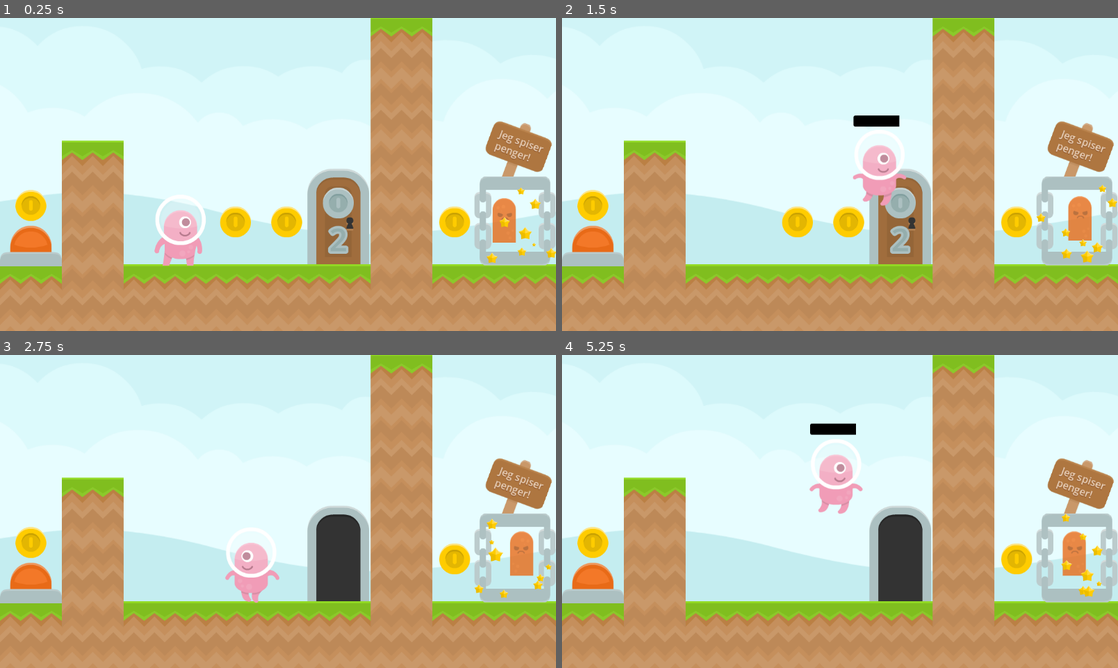
Above: before the commit, frames 1-4 (two rows, left to right).
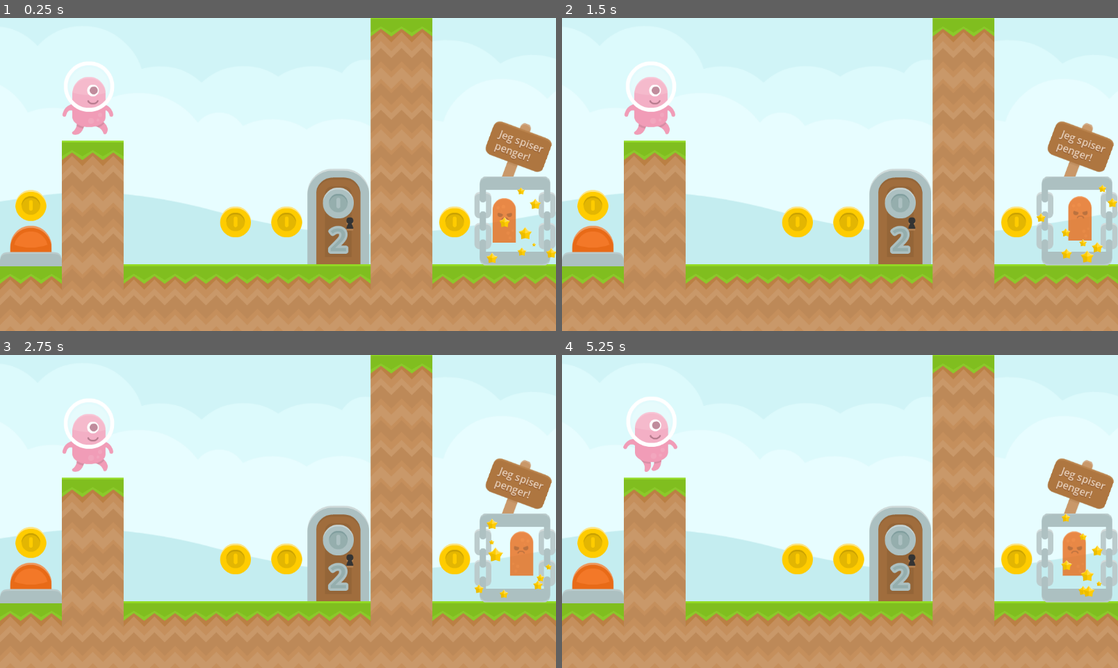
Above: after the commit, the same moments.

Repository: ensva002/godot_eksempel_prosjekt_2025
Game: Godot game, scene res://level.tscn
Same seed, same stepped clock (60 frames per second), same inputs: the game is played once before the commit and once after it.
Inputs:
- Up to frame 1 (0.25 s): no input
- Up to frame 2 (1.5 s): tap Enter (ui_accept) at 0.5, 0.77 s; hold Right (ui_right) from 0.53 s (still down); tap Shift (shift) at 0.6, 1.35 s
- Up to frame 3 (2.75 s): tap Enter (ui_accept) at 1.52 s; release Right (ui_right) at 2.03 s; hold Left (ui_left) from 2.03 s (still down); tap Shift (shift) at 2.1 s
- Up to frame 4 (5.25 s): release Left (ui_left) at 2.78 s; hold Right (ui_right) 2.78-4.28 s; tap Shift (shift) every 0.75 s from 2.85 to 5.1 s; tap Enter (ui_accept) at 3.02, 3.77, 4.52 s; hold Left (ui_left) 4.28-5.03 s; hold Right (ui_right) from 5.03 s (still down)

The runs differ from the first frame. In frame 1, 2.4% of the frame differs, in the area x 11-37%, y 14-80%; in frame 2, 2.5%; in frame 3, 5.0%; in frame 4, 5.6%, in the area x 11-65%, y 13-79%.
Error after the commit: Parse Error: Expected indented block after function declaration. (res://character_body_2d.gd:110)

Commit message:
began rewriting damage

Diff:
--- a/character_body_2d.gd
+++ b/character_body_2d.gd
@@ -17,8 +17,8 @@
 	anim = $AnimatedSprite2D
 	charge = $Charge
 
-	for enemy in get_tree().get_nodes_in_group("enemy"):
-		enemy.connect("player_hurt", Callable(self,"on_player_hurt"))
+	#for enemy in get_tree().get_nodes_in_group("enemy"):
+		#enemy.connect("player_hurt", Callable(self,"on_player_hurt"))
 
 
 func _physics_process(delta: float) -> void:
@@ -100,3 +100,11 @@
 	collision_layer =  0
 	velocity.y = -350
 	velocity.x =200*-facing
+
+func _on_hitbox_body_entered(body: Node2D) -> void:
+	on_player_hurt()
+
+func _on_hitbox_area_entered(area: Area2D) -> void:
+	on_player_hurt()
+
+func _on_death_timer_timeout() -> void:
--- a/ghost.tscn
+++ b/ghost.tscn
@@ -69,7 +69,7 @@
 
 [node name="Ghost" type="CharacterBody2D" groups=["enemy"]]
 collision_layer = 256
-collision_mask = 132
+collision_mask = 4
 script = ExtResource("1_j1my0")
 
 [node name="Sprite2D" type="Sprite2D" parent="."]
@@ -90,7 +90,7 @@
 
 [node name="float" type="AnimationPlayer" parent="."]
 libraries = {
-"": SubResource("AnimationLibrary_gulym")
+&"": SubResource("AnimationLibrary_gulym")
 }
 autoplay = "float"
 
--- a/level.tscn
+++ b/level.tscn
@@ -32,7 +32,7 @@
 
 [node name="Player" parent="." instance=ExtResource("2_l1t52")]
 z_index = 5
-position = Vector2(373, 453)
+position = Vector2(183, 188)
 
 [node name="Ghost" parent="." instance=ExtResource("4_dmr7q")]
 position = Vector2(1066, 415)
--- a/player.tscn
+++ b/player.tscn
@@ -120,6 +120,9 @@
 atlas = ExtResource("3_xvtqb")
 region = Rect2(128, 1700, 128, 36)
 
+[sub_resource type="CapsuleShape2D" id="CapsuleShape2D_i3pqv"]
+height = 30.3867
+
 [node name="Player" type="CharacterBody2D" groups=["player"]]
 collision_mask = 12
 script = ExtResource("1_k75yu")
@@ -144,3 +147,20 @@
 texture_progress = SubResource("AtlasTexture_4xw5d")
 tint_under = Color(0, 0, 0, 0)
 tint_progress = Color(1, 1, 1, 0.482353)
+
+[node name="Hitbox" type="Area2D" parent="."]
+collision_mask = 400
+
+[node name="CollisionShape2D" type="CollisionShape2D" parent="Hitbox"]
+position = Vector2(0, -8)
+scale = Vector2(3.015, 3.62)
+shape = SubResource("CapsuleShape2D_i3pqv")
+debug_color = Color(0.976029, 0, 0.414963, 0.42)
+
+[node name="DeathTimer" type="Timer" parent="."]
+wait_time = 2.5
+one_shot = true
+
+[connection signal="area_entered" from="Hitbox" to="." method="_on_hitbox_area_entered"]
+[connection signal="body_entered" from="Hitbox" to="." method="_on_hitbox_body_entered"]
+[connection signal="timeout" from="DeathTimer" to="." method="_on_death_timer_timeout"]
Not shown: 1 places in player.tscn that only renumber resources
